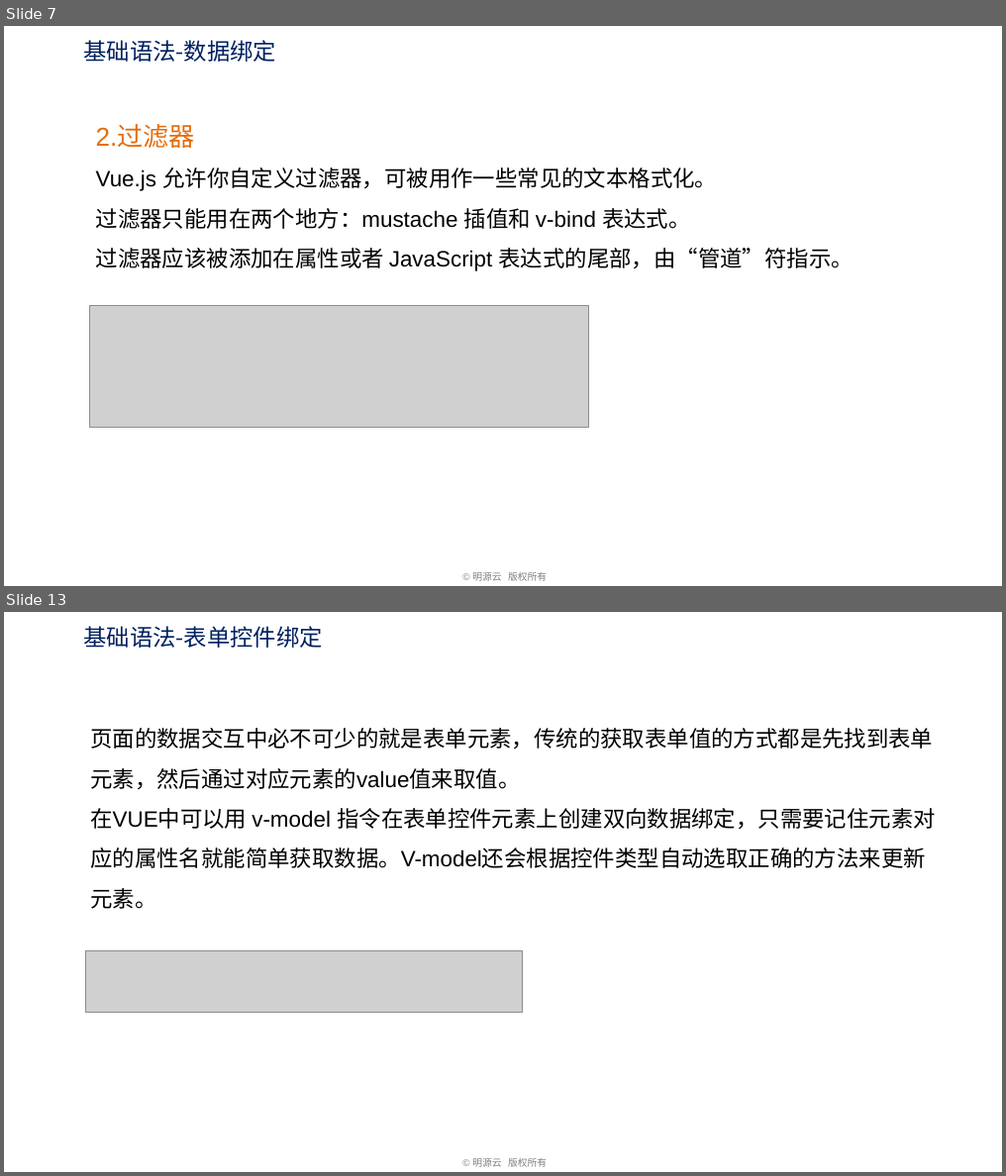
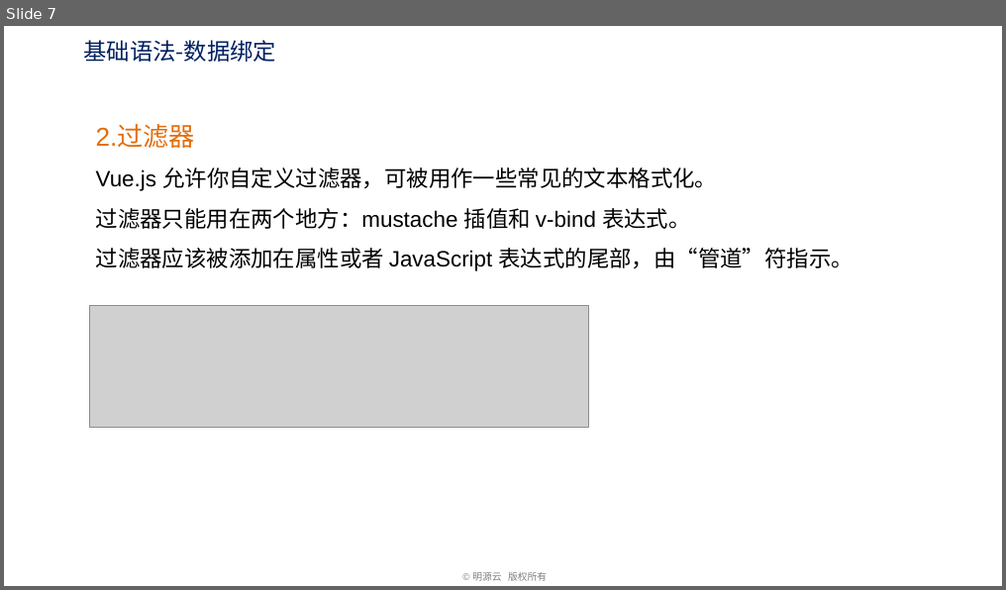
Before and after one commit to freelife1191/front_sample, a slide deck: learn/vue-how-to-learn/lesson/1.vue 기초/VUE 기본 사항.pptx. Shown one above the other, each under a label of ours: slides 7 and 13 before the commit, slide 7 after it; the slides between them are not shown. The pictures are 1006x1176 and 1006x590 pixels, drawn with LibreOffice and Linux fonts; fonts in the diff are those of the drawing; grey boxes stand for pictures; background and template pictures are left out. Boxes give left, top, right and bottom in pixels: in the first picture for what was removed or moved away, otherwise in the second. Text is boxed around its words. In the diff, an @@ line names an element or a change of style, - is before the commit and + after.

```diff
--- a/learn/vue-how-to-learn/lesson/1.vue 기초/VUE 기본 사항.pptx
+++ b/learn/vue-how-to-learn/lesson/1.vue 기초/VUE 기본 사항.pptx
@@ slide 13 removed at bbox=[4, 612, 1002, 1172], background #FFFFFF; not listed: 1 template element that a slide beside it also shows @@
@@ text removed at bbox=[84, 626, 323, 648] @@
-基础语法-表单控件绑定
@@ text removed at bbox=[90, 728, 936, 909] @@
-页面的数据交互中必不可少的就是表单元素，传统的获取表单值的方式都是先找到表单元素，然后通过对应元素的value值来取值。
-在VUE中可以用 v-model 指令在表单控件元素上创建双向数据绑定，只需要记住元素对应的属性名就能简单获取数据。V-model还会根据控件类型自动选取正确的方法来更新元素。
@@ picture removed at bbox=[85, 952, 522, 1013] @@
```
Also in this commit, not shown: 1 slide changed, 10 slides added, 9 other slides removed, 2 other files.
